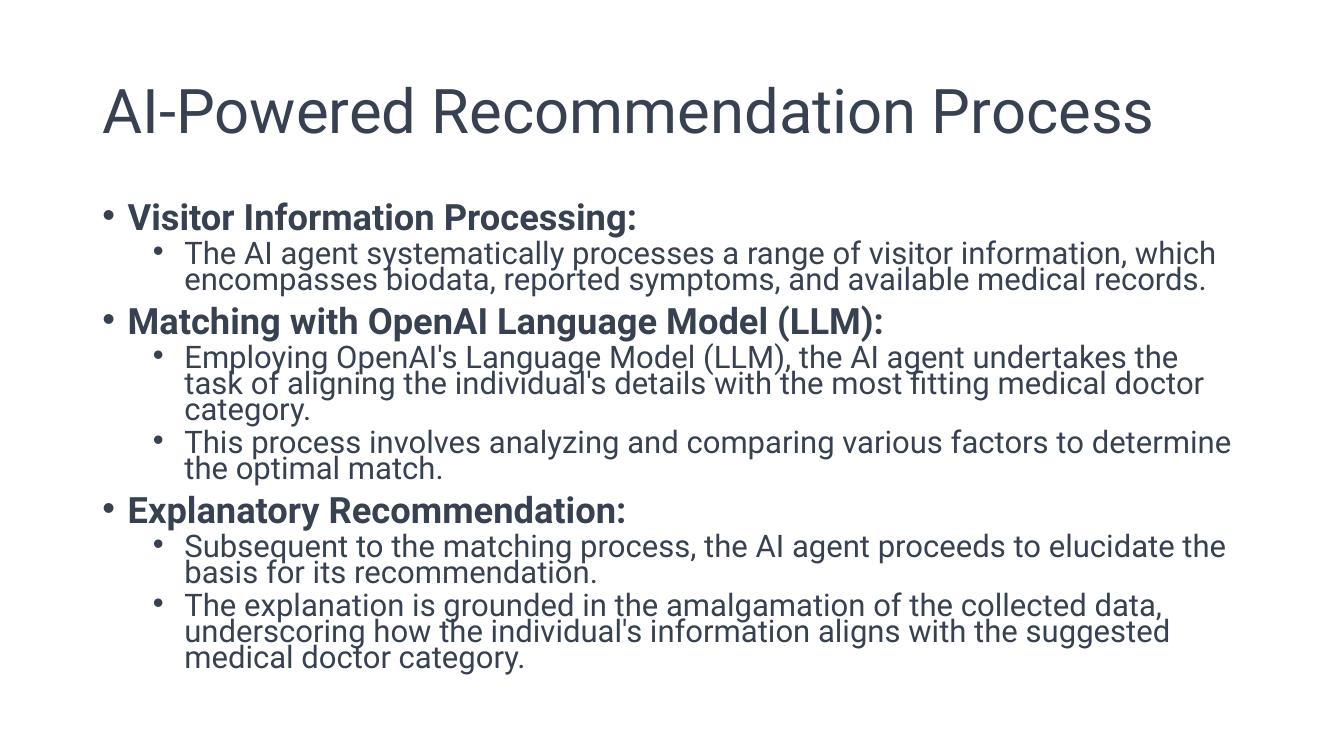
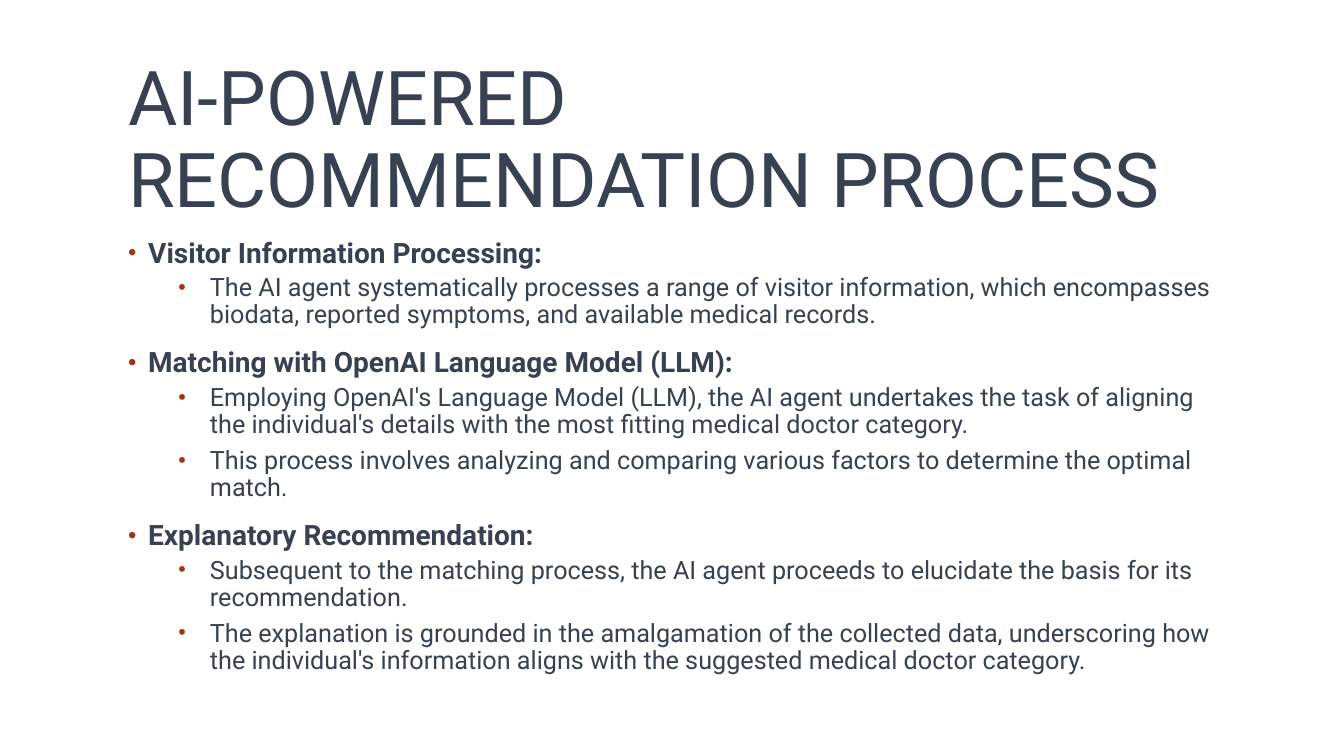
Before and after one commit to AndrewWooo/LLM_AI_Mavericks, a slide deck: slide 11 of chatbot-backend/team 8 AI Mavericks_v2_20230813.pptx. Drawn at 1344x756 pixels with LibreOffice and Linux fonts; fonts in the diff are those of the drawing; background and template pictures are left out. Boxes give left, top, right and bottom in pixels: in the first picture for what was removed or moved away, otherwise in the second. Text is boxed around its words. In the diff, an @@ line names an element or a change of style, - is before the commit and + after.

```diff
--- a/chatbot-backend/team 8 AI Mavericks_v2_20230813.pptx
+++ b/chatbot-backend/team 8 AI Mavericks_v2_20230813.pptx
@@ title at (128,70,1159,208): text changed; size 44 to 54 pt @@
-AI-Powered Recommendation Process
+AI-POWERED RECOMMENDATION PROCESS
@@ text "Visitor Information Processing:": place and size @@
-text "Visitor Information Processing:" at (128,202,1232,675)
+text "Visitor Information Processing:" at (148,241,1210,675)
@@ text "Visitor Information Processing:" at (148,241,1210,675): size 25.9 to 20 pt in "Visitor Information Processing:", "Matching with OpenAI Language Model (LLM):", "Explanatory Recommendation:"; size 22.2 to 18 pt in "The AI agent systematically processes a range ...", "Employing OpenAI's Language Model (LLM), the AI ...", "This process involves analyzing and comparing various ...", "Subsequent to the matching process, the AI ..." and 1 more places; indent changed; line spacing 0.7 to 0.9; more space between paragraphs @@
```
Also in this commit, not shown: 17 other slides changed, 1 slide added, 1 slide removed.
